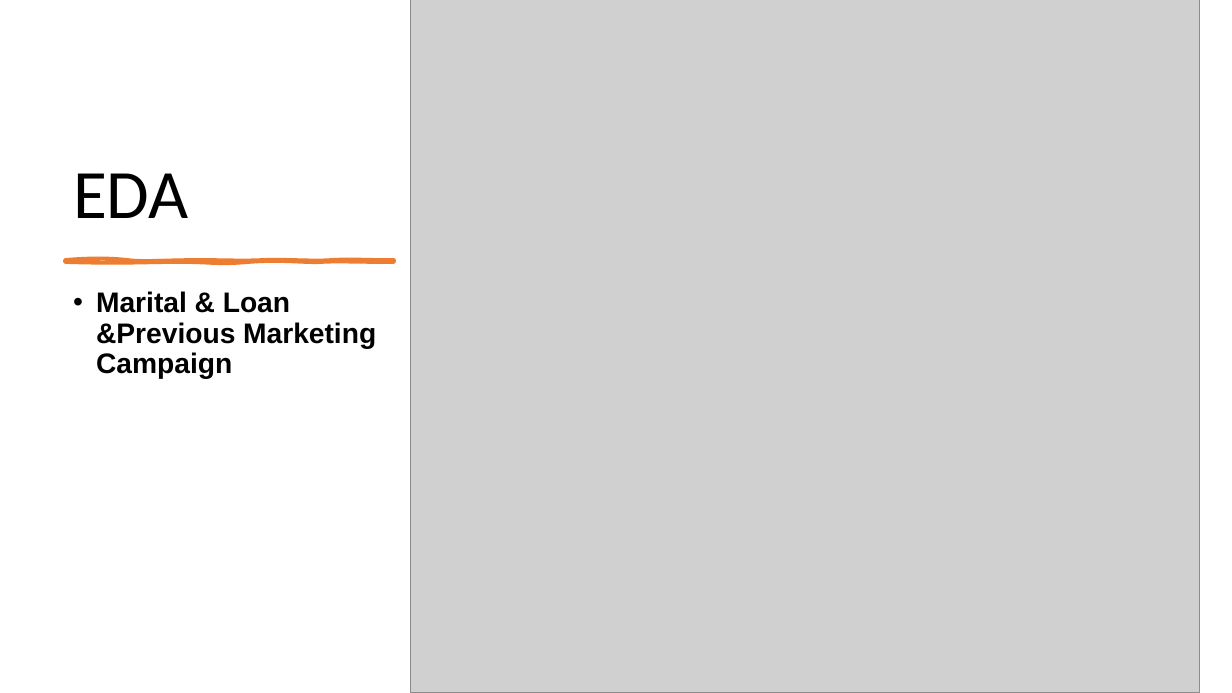
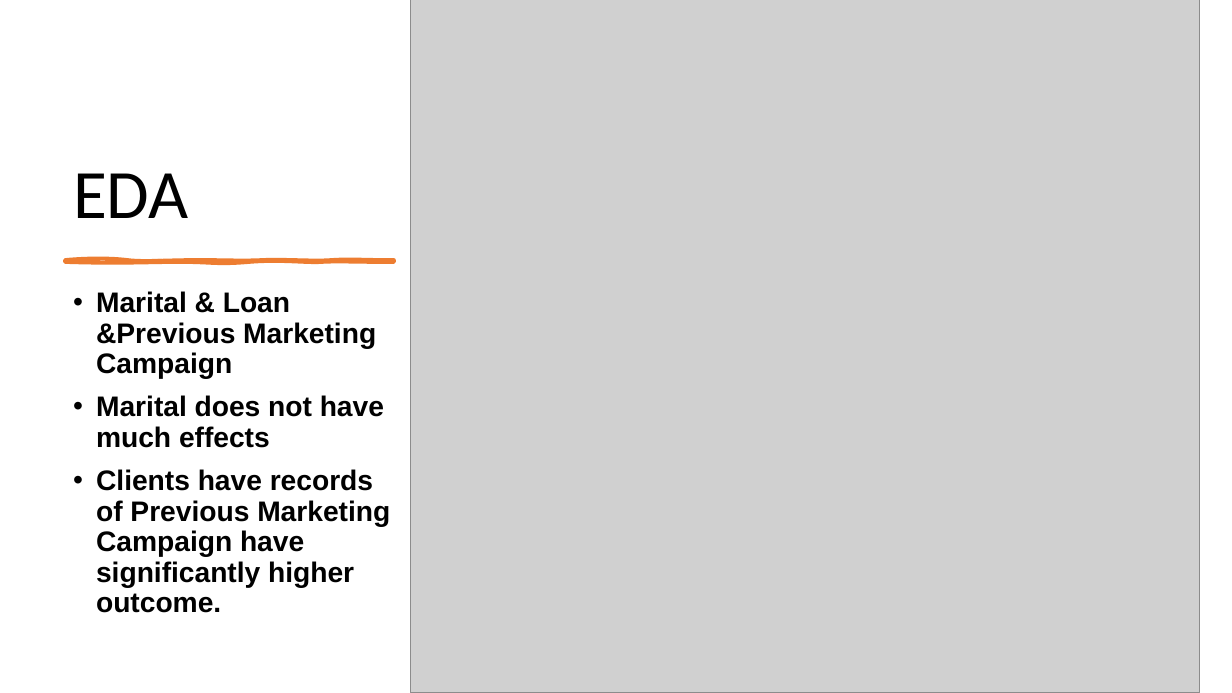
Before and after one commit to Zeruuuuu/ML-implementation, a slide deck: slide 8 of Week 11 presentation/Presentation2.pptx. Drawn at 1232x693 pixels with LibreOffice and Linux fonts; fonts in the diff are those of the drawing; grey boxes stand for pictures. Boxes give left, top, right and bottom in pixels: in the first picture for what was removed or moved away, otherwise in the second. Text is boxed around its words. In the diff, an @@ line names an element or a change of style, - is before the commit and + after.

```diff
--- a/Week 11 presentation/Presentation2.pptx
+++ b/Week 11 presentation/Presentation2.pptx
@@ text at (96, 395, 390, 613): paragraphs added @@
+• Marital does not have much effects
+• Clients have records of Previous Marketing Campaign have significantly higher outcome.
```
Also in this commit, not shown: 4 other slides changed, 2 other files.
